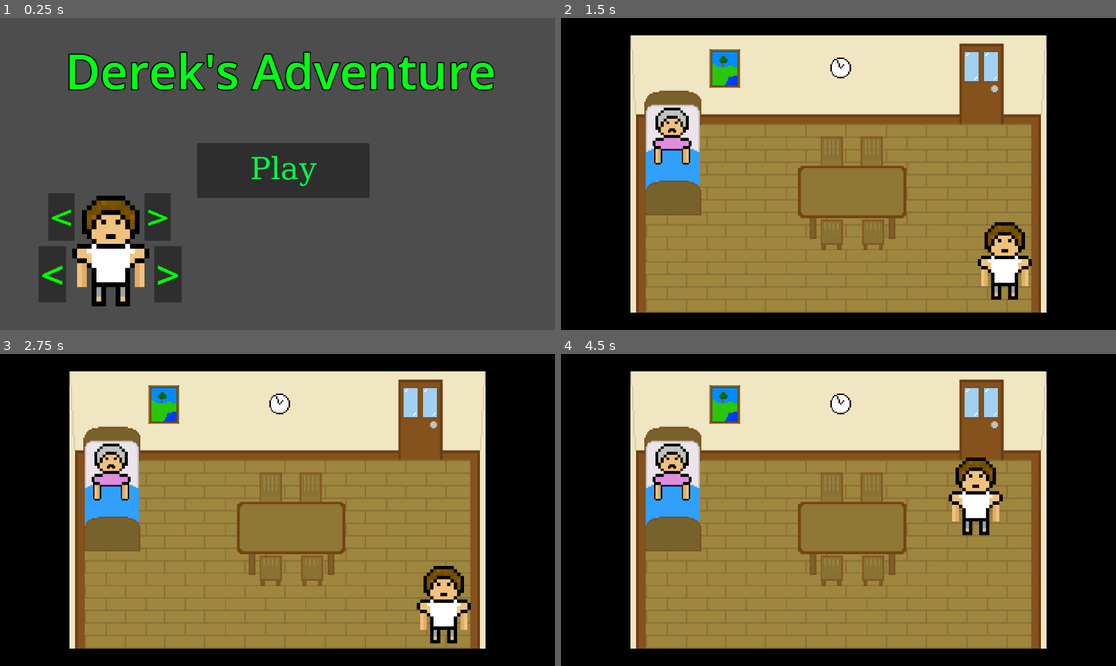
Above: before the commit, frames 1-4 (two rows, left to right).
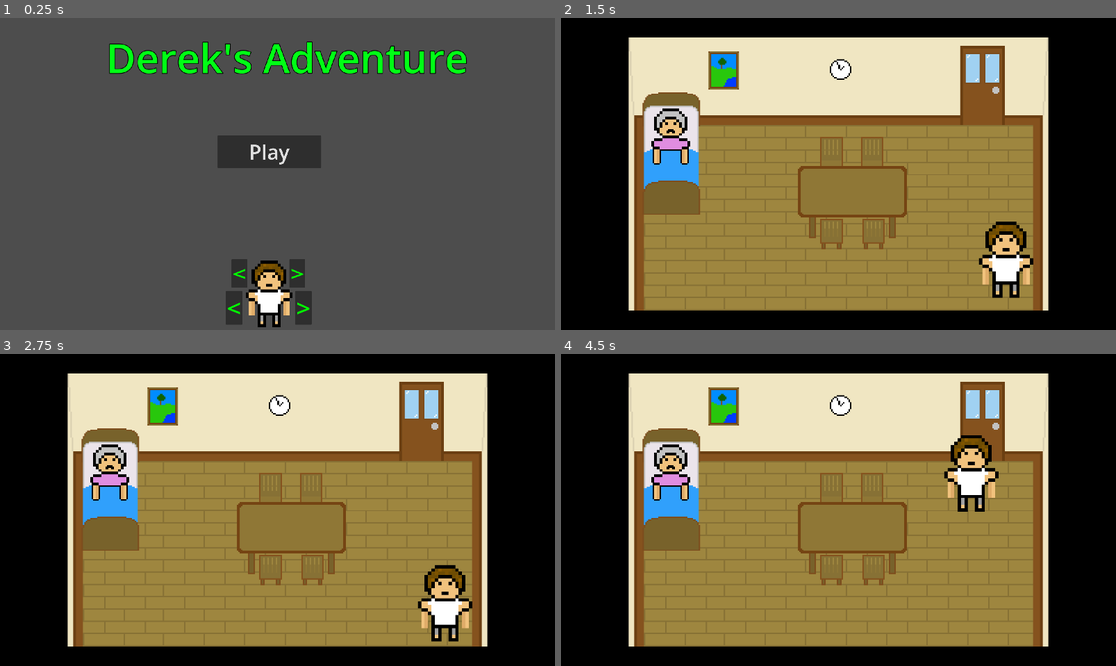
Above: after the commit, the same moments.

Repository: h-webster/derek-adventure
Game: Godot game, scene res://source/Start.tscn
Same seed, same stepped clock (60 frames per second), same inputs: the game is played once before the commit and once after it.
Inputs:
- Up to frame 1 (0.25 s): no input
- Up to frame 2 (1.5 s): click "Play" at 0.5 s; tap Enter at 1.25 s; hold Right (ui_right) from 1.28 s (still down)
- Up to frame 3 (2.75 s): tap Space at 2 s; release Right (ui_right) at 2.03 s; hold Down (ui_down) from 2.03 s (still down)
- Up to frame 4 (4.5 s): tap Enter at 2.75 s; release Down (ui_down) at 2.78 s; hold Right (ui_right) 2.78-3.53 s; tap Space at 3.5 s; hold Up (ui_up) 3.53-4.28 s; hold Left (ui_left) from 4.28 s (still down)

The runs differ from the first frame. In frame 1, 20% of the frame differs, in the area x 7-90%, y 7-100%; in frame 2, 6.0%; in frame 3, 6.0%; in frame 4, 7.5%.

Commit message:
fixed hitboxes
fixed the hitboxes and adjusted the project for 1920x1080 resolution

Diff:
--- a/project/Movement.gd
+++ b/project/Movement.gd
@@ -1,7 +1,7 @@
 extends CharacterBody2D
 
 
-var SPEED = 300.0
+var SPEED = 600.0
 const JUMP_VELOCITY = -400.0
 
 # Get the gravity from the project settings to be synced with RigidBody nodes.
@@ -12,7 +12,7 @@
 
 
 func _physics_process(delta):
-	if SPEED == 300.0 and get_tree().current_scene.name == "Outside":
+	if SPEED == 600.0 and get_tree().current_scene.name == "Outside":
 		SPEED = 600
 	# Get the input direction and handle the movement/deceleration.
 	# As good practice, you should replace UI actions with custom gameplay actions.
--- a/project/Outside.tscn
+++ b/project/Outside.tscn
@@ -12,12 +12,21 @@
 size = Vector2(1748, 13.6667)
 
 [sub_resource type="RectangleShape2D" id="RectangleShape2D_ycci1"]
-size = Vector2(100.333, 71.3334)
+size = Vector2(103.667, 83.0004)
 
 [sub_resource type="RectangleShape2D" id="RectangleShape2D_d6dkw"]
-size = Vector2(142.667, 105.333)
+size = Vector2(142.667, 107.666)
 
-[sub_resource type="RectangleShape2D" id="RectangleShape2D_it2qu"]
+[sub_resource type="RectangleShape2D" id="RectangleShape2D_6nqin"]
+size = Vector2(6.27416, 1.73982)
+
+[sub_resource type="RectangleShape2D" id="RectangleShape2D_d4f47"]
+size = Vector2(54.9321, 20)
+
+[sub_resource type="RectangleShape2D" id="RectangleShape2D_mk2dp"]
+
+[sub_resource type="RectangleShape2D" id="RectangleShape2D_sgevk"]
+size = Vector2(17.3333, 37)
 
 [sub_resource type="RectangleShape2D" id="RectangleShape2D_3wgfq"]
 size = Vector2(16.2857, 0.621104)
@@ -53,21 +62,50 @@
 position = Vector2(752.667, 967)
 shape = SubResource("RectangleShape2D_luxoj")
 
-[node name="CollisionShape2D5" type="CollisionShape2D" parent="StaticBody2D"]
-position = Vector2(5.5, 357.667)
+[node name="EnemyHouse" type="CollisionShape2D" parent="StaticBody2D"]
+position = Vector2(7.16675, 351.834)
 shape = SubResource("RectangleShape2D_ycci1")
 
 [node name="StartingHouse1" type="CollisionShape2D" parent="StaticBody2D"]
 z_index = 1
-position = Vector2(714, 354.333)
+position = Vector2(714, 353.166)
 shape = SubResource("RectangleShape2D_d6dkw")
 
 [node name="StartingHouse2" type="CollisionShape2D" parent="StaticBody2D"]
-shape = SubResource("RectangleShape2D_it2qu")
+position = Vector2(682.958, 296.263)
+rotation = -0.382227
+scale = Vector2(12, 12)
+shape = SubResource("RectangleShape2D_6nqin")
+
+[node name="StartingHouse3" type="CollisionShape2D" parent="StaticBody2D"]
+position = Vector2(745.667, 296)
+rotation = 0.366519
+scale = Vector2(12, 12)
+shape = SubResource("RectangleShape2D_6nqin")
+
+[node name="EnemyHouse2" type="CollisionShape2D" parent="StaticBody2D"]
+position = Vector2(-15.6667, 308.333)
+rotation = -0.445059
+shape = SubResource("RectangleShape2D_d4f47")
+
+[node name="EnemyHouse3" type="CollisionShape2D" parent="StaticBody2D"]
+position = Vector2(26.6667, 307.333)
+rotation = 0.436332
+shape = SubResource("RectangleShape2D_d4f47")
+
+[node name="Tree" type="CollisionShape2D" parent="StaticBody2D"]
+position = Vector2(1330.33, 343)
+scale = Vector2(3.66667, 2.86667)
+shape = SubResource("RectangleShape2D_mk2dp")
+
+[node name="Tree2" type="CollisionShape2D" parent="StaticBody2D"]
+position = Vector2(1331.33, 376.833)
+shape = SubResource("RectangleShape2D_sgevk")
 
 [node name="CharacterBody2D" type="CharacterBody2D" parent="."]
 position = Vector2(1685, 1218)
 scale = Vector2(7, 7)
+motion_mode = 1
 script = ExtResource("3_7mxq1")
 
 [node name="CollisionShape2D" type="CollisionShape2D" parent="CharacterBody2D"]
--- a/project/Room.tscn
+++ b/project/Room.tscn
@@ -33,6 +33,7 @@
 size = Vector2(16.2857, 0.621104)
 
 [node name="Room" type="Node2D"]
+scale = Vector2(1.68, 1.64)
 
 [node name="Room" type="StaticBody2D" parent="."]
 
--- a/project/project.godot
+++ b/project/project.godot
@@ -18,6 +18,12 @@
 [autoload]
 
 Global="*res://global.gd"
+
+[display]
+
+window/size/viewport_width=1920
+window/size/viewport_height=1080
+window/stretch/aspect="expand"
 
 [input]
 
--- a/project/source/Start.tscn
+++ b/project/source/Start.tscn
@@ -1,101 +1,43 @@
-[gd_scene load_steps=8 format=3 uid="uid://fc1qrw0qrcbo"]
+[gd_scene load_steps=6 format=3 uid="uid://fc1qrw0qrcbo"]
 
 [ext_resource type="Script" path="res://Button.gd" id="1_6ljsi"]
 [ext_resource type="Texture2D" uid="uid://g8hebppdgle3" path="res://Images/Player/base-1-1-pixilart.png" id="2_nq7fx"]
 [ext_resource type="Script" path="res://SpriteSelect.gd" id="3_r4gqj"]
 
 [sub_resource type="LabelSettings" id="LabelSettings_oyvod"]
-font_size = 100
+font_size = 140
 font_color = Color(0, 1, 0.0823529, 1)
 outline_size = 9
 outline_color = Color(0, 0, 0, 1)
-
-[sub_resource type="FontFile" id="FontFile_bv8g5"]
-subpixel_positioning = 0
-msdf_pixel_range = 14
-msdf_size = 128
-cache/0/16/0/ascent = 0.0
-cache/0/16/0/descent = 0.0
-cache/0/16/0/underline_position = 0.0
-cache/0/16/0/underline_thickness = 0.0
-cache/0/16/0/scale = 1.0
-cache/0/16/0/kerning_overrides/16/0 = Vector2(0, 0)
-cache/0/16/0/kerning_overrides/32/0 = Vector2(0, 0)
-cache/0/16/0/kerning_overrides/64/0 = Vector2(0, 0)
-cache/0/32/0/ascent = 0.0
-cache/0/32/0/descent = 0.0
-cache/0/32/0/underline_position = 0.0
-cache/0/32/0/underline_thickness = 0.0
-cache/0/32/0/scale = 1.0
-cache/0/32/0/kerning_overrides/16/0 = Vector2(0, 0)
-cache/0/32/0/kerning_overrides/32/0 = Vector2(0, 0)
-cache/0/32/0/kerning_overrides/64/0 = Vector2(0, 0)
-cache/0/64/0/ascent = 0.0
-cache/0/64/0/descent = 0.0
-cache/0/64/0/underline_position = 0.0
-cache/0/64/0/underline_thickness = 0.0
-cache/0/64/0/scale = 1.0
-cache/0/64/0/kerning_overrides/16/0 = Vector2(0, 0)
-cache/0/64/0/kerning_overrides/32/0 = Vector2(0, 0)
-cache/0/64/0/kerning_overrides/64/0 = Vector2(0, 0)
-
-[sub_resource type="Theme" id="Theme_p2acr"]
-default_font = SubResource("FontFile_bv8g5")
-Button/colors/font_color = Color(0, 1, 0.290196, 1)
-Button/colors/font_disabled_color = Color(0, 0, 0, 1)
-Button/colors/font_focus_color = Color(0, 0, 0, 1)
-Button/colors/font_hover_color = Color(0, 0, 0, 1)
-Button/colors/font_hover_pressed_color = Color(0, 0, 0, 1)
-Button/colors/font_outline_color = Color(0, 0, 0, 1)
-Button/colors/font_pressed_color = Color(0, 0, 0, 1)
-Button/colors/icon_disabled_color = Color(0, 0, 0, 1)
-Button/colors/icon_focus_color = Color(0, 0, 0, 1)
-Button/colors/icon_hover_color = Color(0, 0, 0, 1)
-Button/colors/icon_hover_pressed_color = Color(0, 0, 0, 1)
-Button/colors/icon_normal_color = Color(1, 0, 0, 1)
-Button/colors/icon_pressed_color = Color(0, 0, 0, 1)
-Button/constants/h_separation = 0
-Button/constants/icon_max_width = 0
-Button/constants/outline_size = 0
-Button/font_sizes/font_size = 64
-Button/fonts/font = SubResource("FontFile_bv8g5")
-Button/styles/disabled = null
-Button/styles/focus = null
-Button/styles/hover = null
-Button/styles/normal = null
-Button/styles/pressed = null
 
 [sub_resource type="Theme" id="Theme_geqhl"]
 
 [node name="Start" type="Control"]
 layout_mode = 3
-anchors_preset = 15
-anchor_right = 1.0
-anchor_bottom = 1.0
-grow_horizontal = 2
-grow_vertical = 2
+anchors_preset = 0
 
 [node name="Label" type="Label" parent="."]
 layout_mode = 0
-offset_left = 135.0
+offset_left = 367.0
 offset_top = 41.0
-offset_right = 1029.0
-offset_bottom = 178.0
+offset_right = 1620.0
+offset_bottom = 233.0
 text = "Derek's Adventure"
 label_settings = SubResource("LabelSettings_oyvod")
+horizontal_alignment = 1
 
 [node name="Button" type="Button" parent="."]
 layout_mode = 0
-offset_left = 409.0
-offset_top = 260.0
-offset_right = 767.0
-offset_bottom = 374.0
-theme = SubResource("Theme_p2acr")
+offset_left = 753.0
+offset_top = 406.0
+offset_right = 1111.0
+offset_bottom = 520.0
+theme_override_font_sizes/font_size = 70
 text = "Play"
 script = ExtResource("1_6ljsi")
 
 [node name="Sprite2D" type="Sprite2D" parent="."]
-position = Vector2(230, 484)
+position = Vector2(931, 955)
 scale = Vector2(10, 10)
 texture = ExtResource("2_nq7fx")
 script = ExtResource("3_r4gqj")
Not shown: 1 places in project/Outside.tscn that only renumber resources
